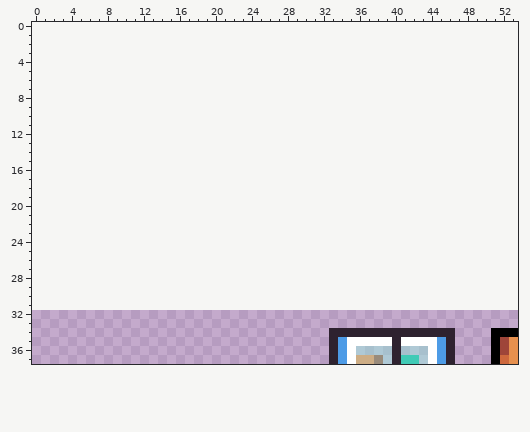
Two versions of one pixel-art file, Projects/TastyRoad/Assets/Sprites/_SubLocations/Grocery.aseprite. This is how it looked before the edit.
160x96 pixels, 1 frame. Colours within 5 levels of each other are drawn and written as one. Shown: x 0..53, y 0..37. The old version is drawn lined up with the new one, on the new canvas.
Now the later version:
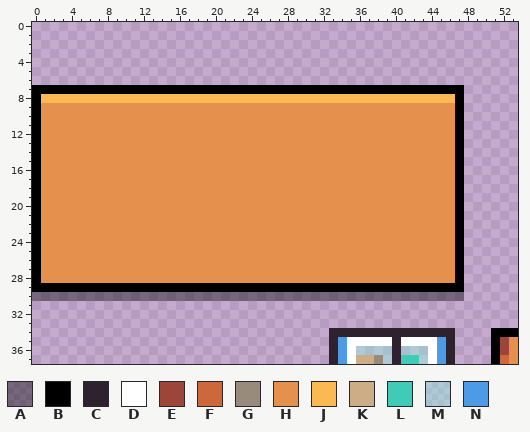
Palette (. is transparent): A #00000064  B #000000  C #2e222f  D #ffffff  E #9e4539  F #cd683d  G #998b7b  H #e6904e  J #fbb954  K #cdad85  L #40cbb6  M #8ff8e264  N #4d9be6
Diff:
canvas 160x96 -> 160x128, the old top-left corner now at 0,32
@@ x 0..53 @@
  6 ......................................................
- 7 ......................................................
- 8 ......................................................
- 9 ......................................................
-10 ......................................................
-11 ......................................................
-12 ......................................................
-13 ......................................................
-14 ......................................................
-15 ......................................................
-16 ......................................................
-17 ......................................................
-18 ......................................................
-19 ......................................................
-20 ......................................................
-21 ......................................................
-22 ......................................................
-23 ......................................................
-24 ......................................................
-25 ......................................................
-26 ......................................................
-27 ......................................................
-28 ......................................................
-29 ......................................................
-30 ......................................................
+ 7 BBBBBBBBBBBBBBBBBBBBBBBBBBBBBBBBBBBBBBBBBBBBBBBB......
+ 8 BJJJJJJJJJJJJJJJJJJJJJJJJJJJJJJJJJJJJJJJJJJJJJJB......
+ 9 BHHHHHHHHHHHHHHHHHHHHHHHHHHHHHHHHHHHHHHHHHHHHHHB......
+10 BHHHHHHHHHHHHHHHHHHHHHHHHHHHHHHHHHHHHHHHHHHHHHHB......
+11 BHHHHHHHHHHHHHHHHHHHHHHHHHHHHHHHHHHHHHHHHHHHHHHB......
+12 BHHHHHHHHHHHHHHHHHHHHHHHHHHHHHHHHHHHHHHHHHHHHHHB......
+13 BHHHHHHHHHHHHHHHHHHHHHHHHHHHHHHHHHHHHHHHHHHHHHHB......
+14 BHHHHHHHHHHHHHHHHHHHHHHHHHHHHHHHHHHHHHHHHHHHHHHB......
+15 BHHHHHHHHHHHHHHHHHHHHHHHHHHHHHHHHHHHHHHHHHHHHHHB......
+16 BHHHHHHHHHHHHHHHHHHHHHHHHHHHHHHHHHHHHHHHHHHHHHHB......
+17 BHHHHHHHHHHHHHHHHHHHHHHHHHHHHHHHHHHHHHHHHHHHHHHB......
+18 BHHHHHHHHHHHHHHHHHHHHHHHHHHHHHHHHHHHHHHHHHHHHHHB......
+19 BHHHHHHHHHHHHHHHHHHHHHHHHHHHHHHHHHHHHHHHHHHHHHHB......
+20 BHHHHHHHHHHHHHHHHHHHHHHHHHHHHHHHHHHHHHHHHHHHHHHB......
+21 BHHHHHHHHHHHHHHHHHHHHHHHHHHHHHHHHHHHHHHHHHHHHHHB......
+22 BHHHHHHHHHHHHHHHHHHHHHHHHHHHHHHHHHHHHHHHHHHHHHHB......
+23 BHHHHHHHHHHHHHHHHHHHHHHHHHHHHHHHHHHHHHHHHHHHHHHB......
+24 BHHHHHHHHHHHHHHHHHHHHHHHHHHHHHHHHHHHHHHHHHHHHHHB......
+25 BHHHHHHHHHHHHHHHHHHHHHHHHHHHHHHHHHHHHHHHHHHHHHHB......
+26 BHHHHHHHHHHHHHHHHHHHHHHHHHHHHHHHHHHHHHHHHHHHHHHB......
+27 BHHHHHHHHHHHHHHHHHHHHHHHHHHHHHHHHHHHHHHHHHHHHHHB......
+28 BHHHHHHHHHHHHHHHHHHHHHHHHHHHHHHHHHHHHHHHHHHHHHHB......
+29 BBBBBBBBBBBBBBBBBBBBBBBBBBBBBBBBBBBBBBBBBBBBBBBB......
+30 AAAAAAAAAAAAAAAAAAAAAAAAAAAAAAAAAAAAAAAAAAAAAAAA......
 31 ......................................................
Changed places in both pictures, as pixel boxes (x1, y1, x2, y2):
added: (32, 85, 464, 301)
